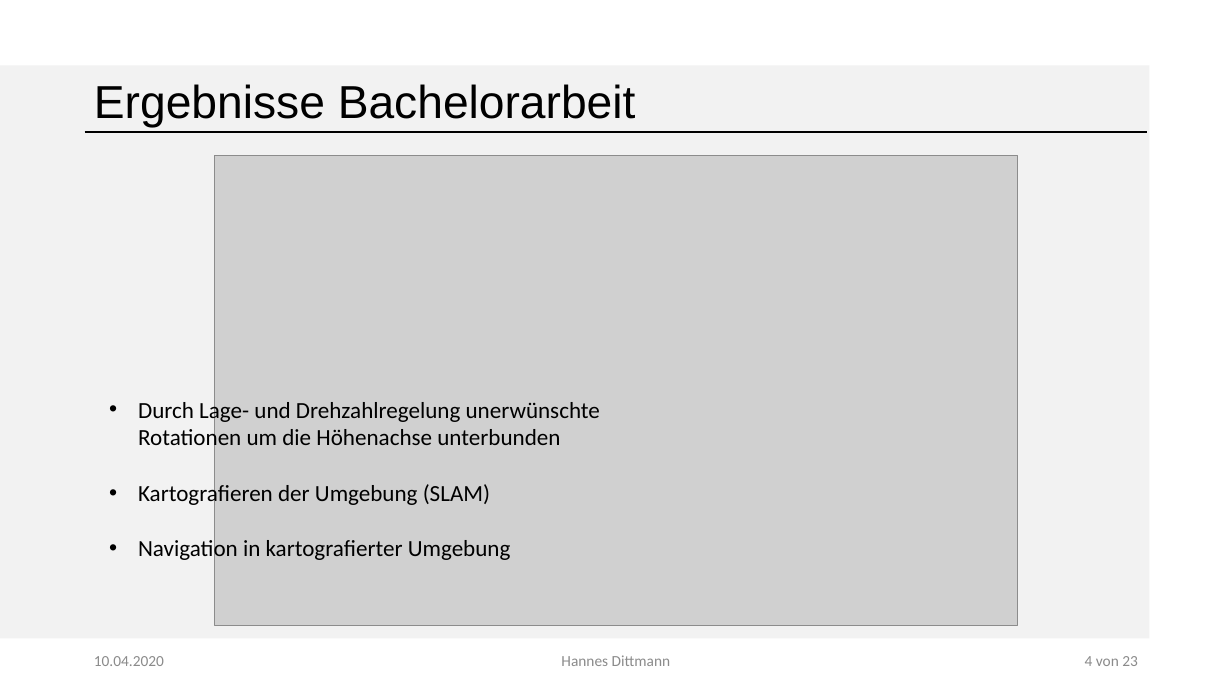
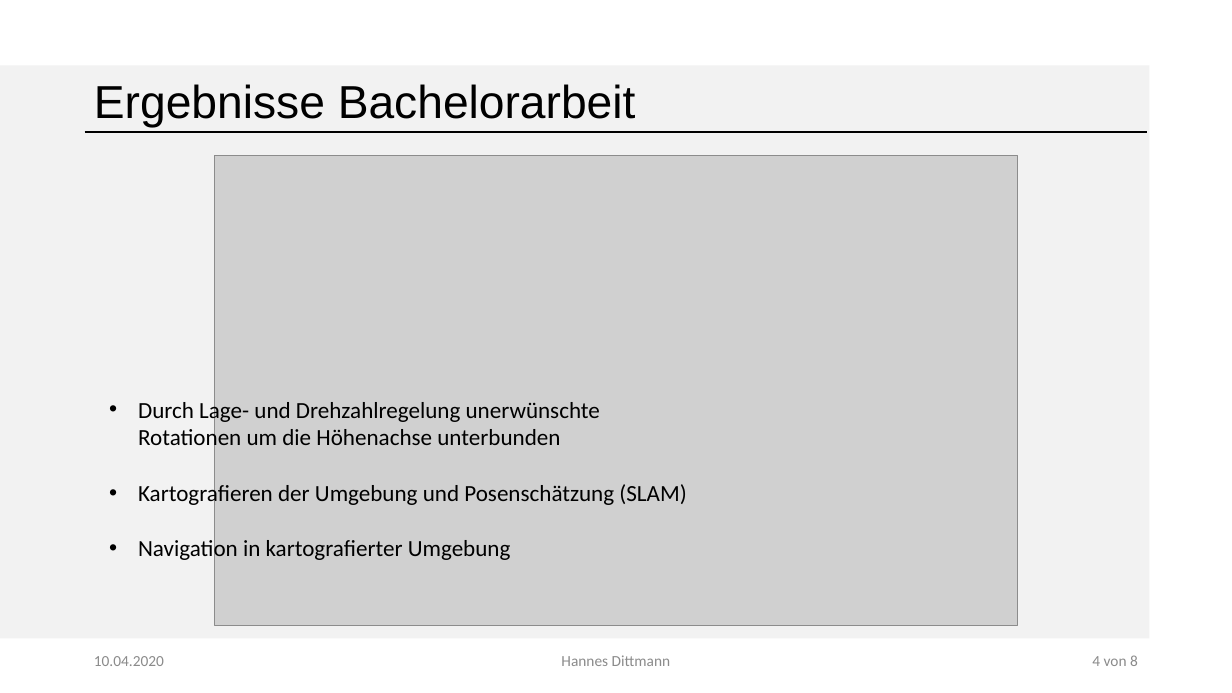
Before and after one commit to GiulliMo/Master_Doc, a slide deck: slide 4 of Präsentationen/HSHL/Besprechung_Göbel.pptx. Drawn at 1232x693 pixels with LibreOffice and Linux fonts; fonts in the diff are those of the drawing; grey boxes stand for pictures; background and template pictures are left out. Boxes give left, top, right and bottom in pixels: in the first picture for what was removed or moved away, otherwise in the second. Text is boxed around its words. In the diff, an @@ line names an element or a change of style, - is before the commit and + after.

```diff
--- a/Präsentationen/HSHL/Besprechung_Göbel.pptx
+++ b/Präsentationen/HSHL/Besprechung_Göbel.pptx
@@ text at (x1=138, y1=481, x2=686, y2=507): text changed @@
-• Kartografieren der Umgebung (SLAM)
+• Kartografieren der Umgebung und Posenschätzung (SLAM)
@@ text at (x1=1092, y1=655, x2=1138, y2=666): text changed @@
-4 von 23
+4 von 8
```
Also in this commit, not shown: 7 other slides changed, 1 other file.
